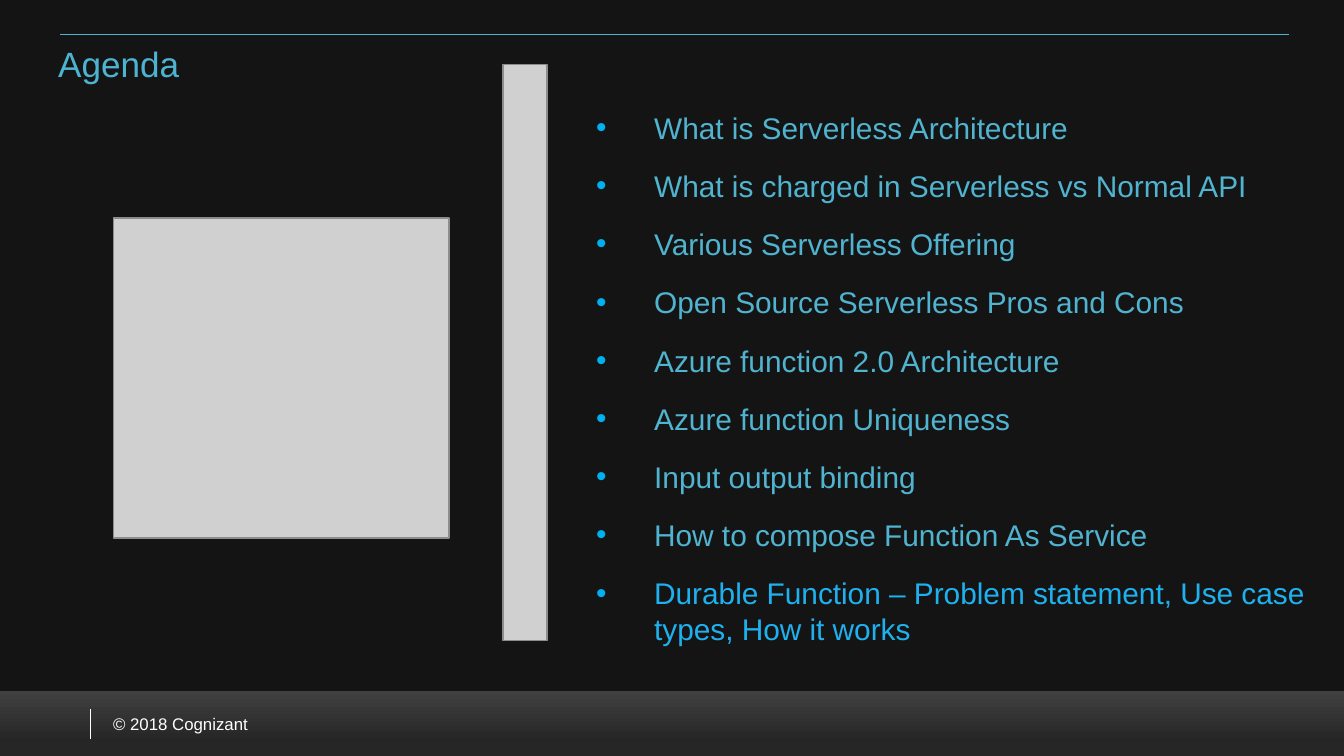
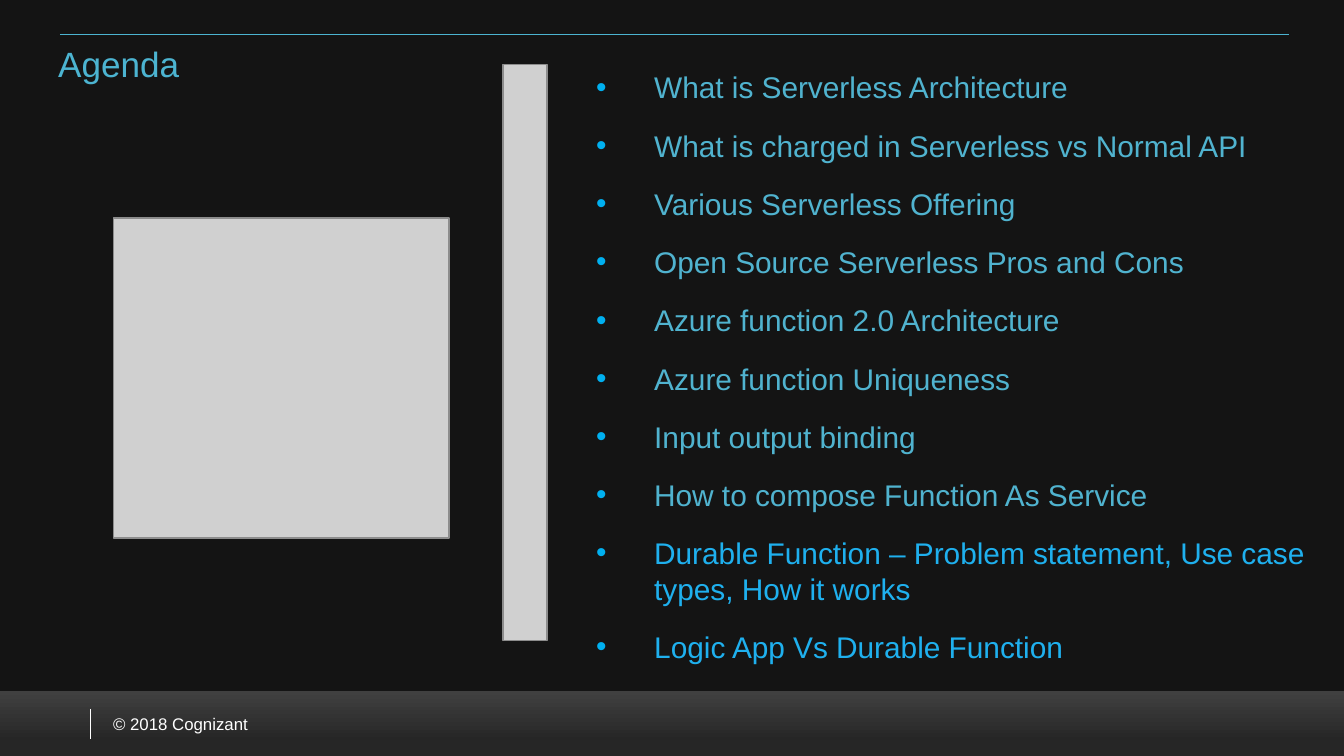
Before and after one commit to VenkateshSrini/MyDocuments, a slide deck: slide 2 of Azurefunction 2.0.pptx. Drawn at 1344x756 pixels with LibreOffice and Linux fonts; fonts in the diff are those of the drawing; grey boxes stand for pictures; background and template pictures are left out. Boxes give left, top, right and bottom in pixels: in the first picture for what was removed or moved away, otherwise in the second. Text is boxed around its words. In the diff, an @@ line names an element or a change of style, - is before the commit and + after.

```diff
--- a/Azurefunction 2.0.pptx
+++ b/Azurefunction 2.0.pptx
@@ text "What is Serverless Architecture": place and size @@
-text "What is Serverless Architecture" at (654,117,1304,646)
+text "What is Serverless Architecture" at (654,76,1304,664)
@@ text at (654,636,1063,664): paragraph added @@
+• Logic App Vs Durable Function
```
Also in this commit, not shown: 2 other slides changed, 1 slide added.
